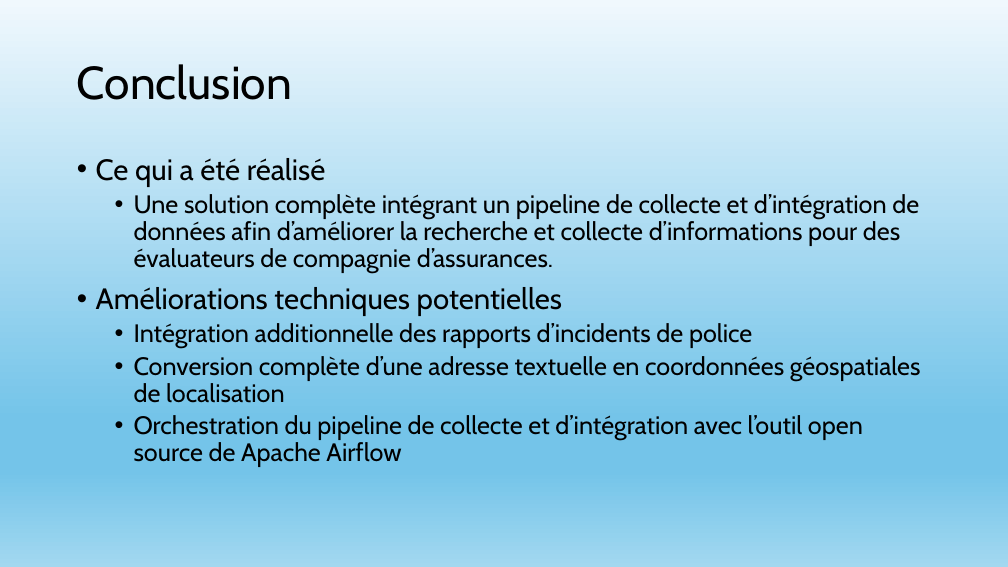
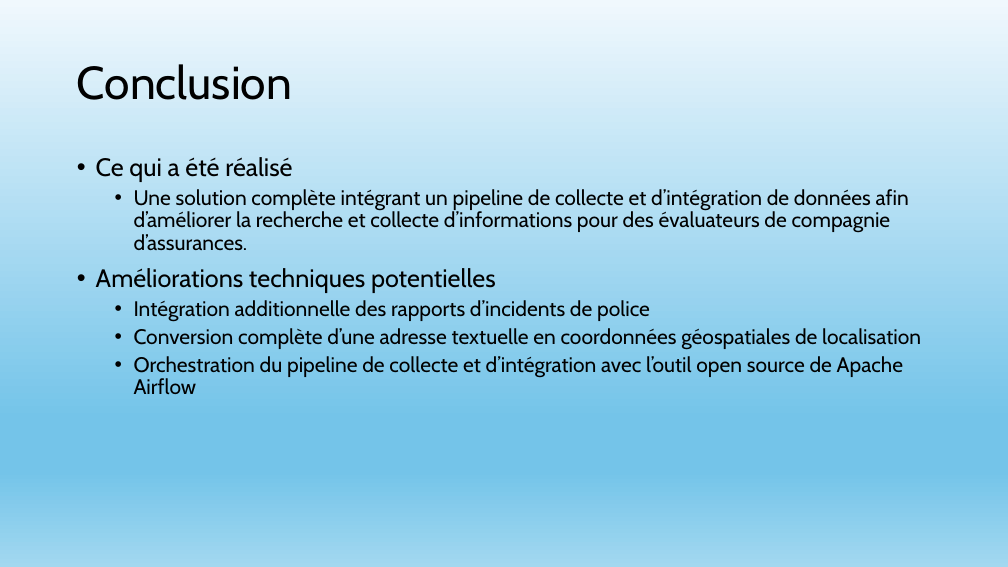
Before and after one commit to Anas-alt-del/Info-Sinistre-Auto, a slide deck: slide 10 of docs/présentation_tp_c56-c57.pptx. Drawn at 1008x567 pixels with LibreOffice and Linux fonts; fonts in the diff are those of the drawing. Boxes give left, top, right and bottom in pixels: in the first picture for what was removed or moved away, otherwise in the second. Text is boxed around its words. In the diff, an @@ line names an element or a change of style, - is before the commit and + after.

```diff
--- a/docs/présentation_tp_c56-c57.pptx
+++ b/docs/présentation_tp_c56-c57.pptx
@@ text "Ce qui a été réalisé" at bbox=[96, 157, 921, 395]: size 28 to 24 pt in "Ce qui a été réalisé", "Améliorations techniques potentielles"; size 24 to 20 pt in "Une solution complète intégrant un pipeline de ...", "Intégration additionnelle des rapports d’incidents de police", "Conversion complète d’une adresse textuelle en coordonnées ...", "Orchestration du pipeline de collecte et d’intégration ..." @@
```
Also in this commit, not shown: 7 other slides changed.
